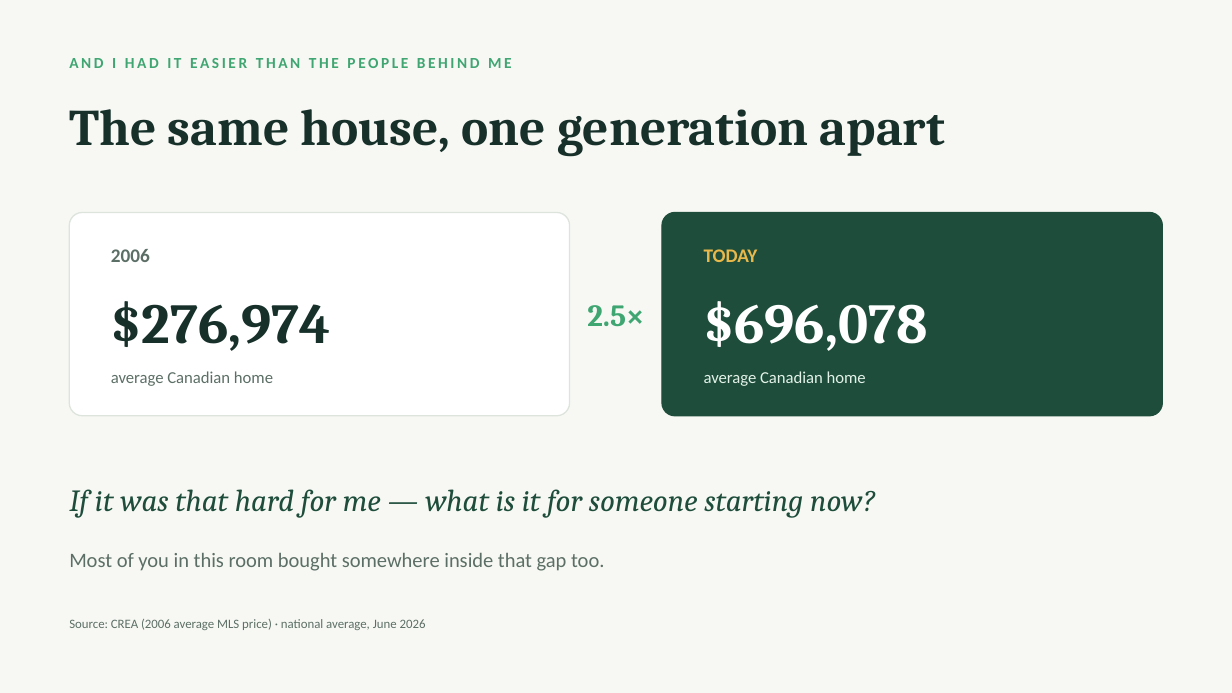
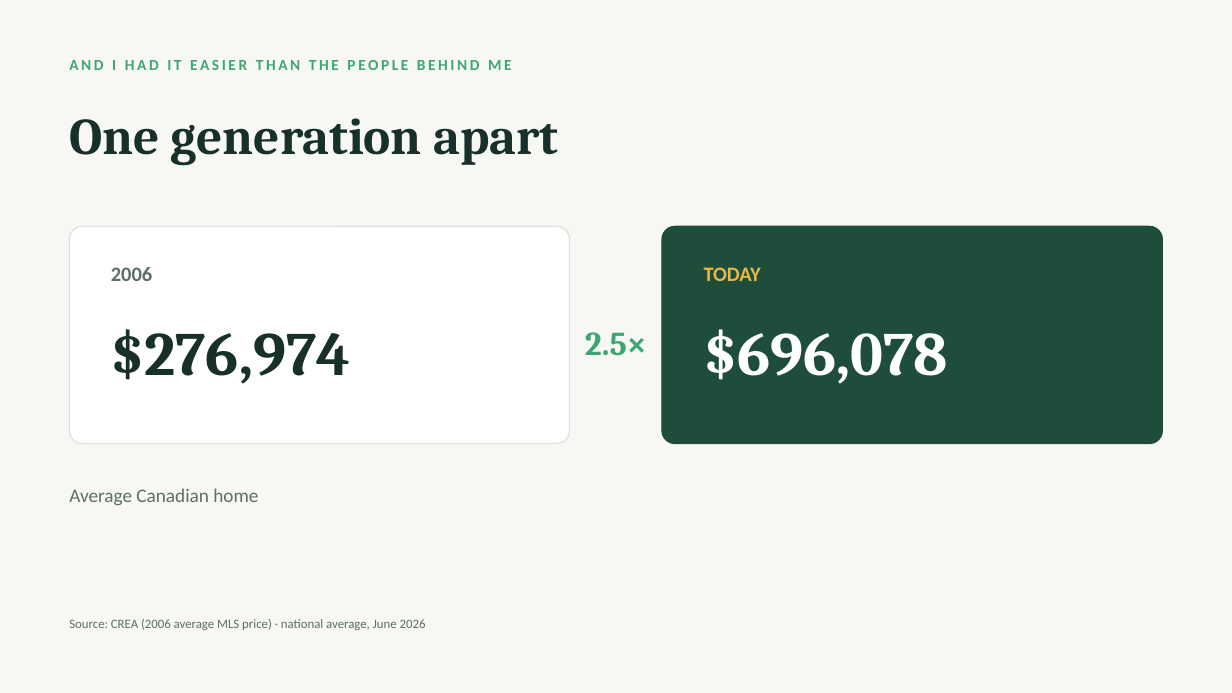
Before and after one commit to jasonmwong603/Claude-Code, a slide deck: slide 4 of apps/keydate/pitch/KeyDate-JCI-Edmonton.pptx. Drawn at 1232x693 pixels with LibreOffice and Linux fonts; fonts in the diff are those of the drawing. Boxes give left, top, right and bottom in pixels: in the first picture for what was removed or moved away, otherwise in the second. Text is boxed around its words. In the diff, an @@ line names an element or a change of style, - is before the commit and + after.

```diff
--- a/apps/keydate/pitch/KeyDate-JCI-Edmonton.pptx
+++ b/apps/keydate/pitch/KeyDate-JCI-Edmonton.pptx
@@ text at box(69, 118, 558, 166): text changed @@
-The same house, one generation apart
+One generation apart
@@ rounded rectangle: place and size @@
-rounded rectangle at box(69, 213, 570, 416)
+rounded rectangle at box(69, 226, 570, 444)
@@ rounded rectangle at box(69, 226, 570, 444): proportions changed @@
@@ rounded rectangle at box(663, 226, 1164, 444): proportions changed @@
@@ rounded rectangle: place and size @@
-rounded rectangle at box(663, 213, 1164, 416)
+rounded rectangle at box(663, 226, 1164, 444)
@@ text "2006": place and size @@
-text "2006" at box(111, 249, 150, 262)
+text "2006" at box(111, 267, 152, 281)
@@ text "2006" at box(111, 267, 152, 281): size 15 to 16 pt @@
@@ text "TODAY": place and size @@
-text "TODAY" at box(704, 249, 758, 262)
+text "TODAY" at box(704, 267, 761, 281)
@@ text "TODAY" at box(704, 267, 761, 281): size 15 to 16 pt @@
@@ text "$276,974": place and size @@
-text "$276,974" at box(111, 301, 331, 351)
+text "$276,974" at box(111, 329, 351, 384)
@@ text "$276,974" at box(111, 329, 351, 384): size 44 to 48 pt @@
@@ text "2.5×": place and size @@
-text "2.5×" at box(587, 305, 644, 327)
+text "2.5×" at box(585, 332, 647, 356)
@@ text "2.5×" at box(585, 332, 647, 356): size 24 to 26 pt @@
@@ text "$696,078" at box(704, 329, 948, 384): size 44 to 48 pt @@
@@ text "$696,078": place and size @@
-text "$696,078" at box(704, 301, 928, 351)
+text "$696,078" at box(704, 329, 948, 384)
@@ text removed at box(704, 371, 866, 386) @@
-average Canadian home
@@ text at box(69, 488, 258, 506): text changed; size 13 to 15 pt @@
-average Canadian home
+Average Canadian home
@@ text removed at box(69, 489, 875, 518) @@
-If it was that hard for me — what is it for someone starting now?
@@ text removed at box(69, 553, 604, 571) @@
-Most of you in this room bought somewhere inside that gap too.
```
Also in this commit, not shown: 9 other slides changed, 5 other files.
